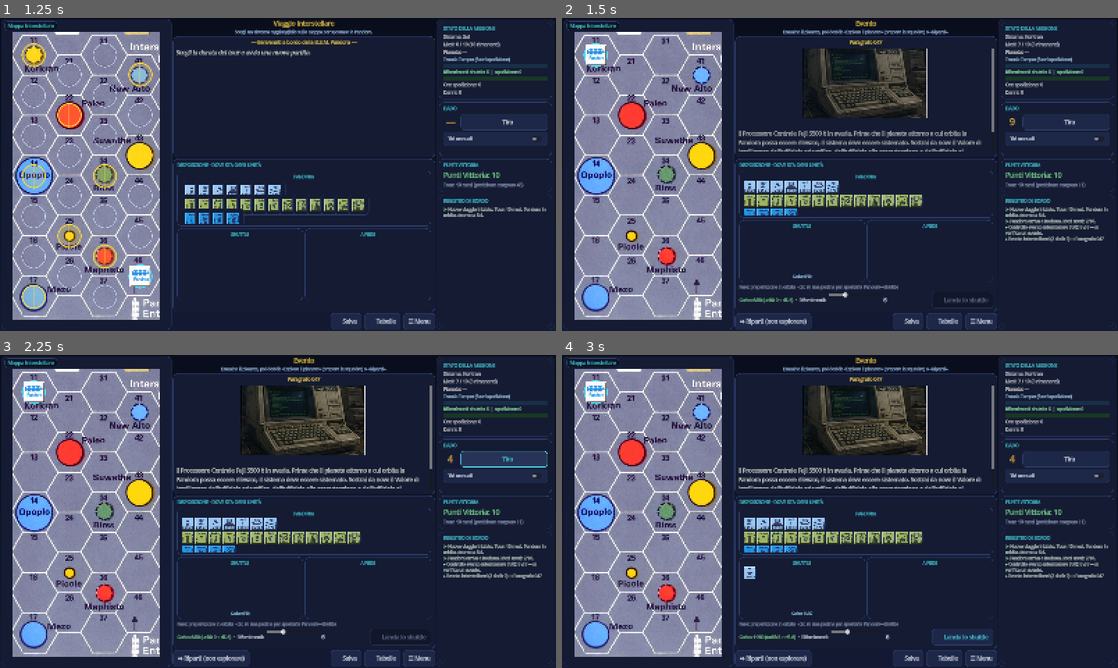
Above: before the commit, frames 1-4 (two rows, left to right).
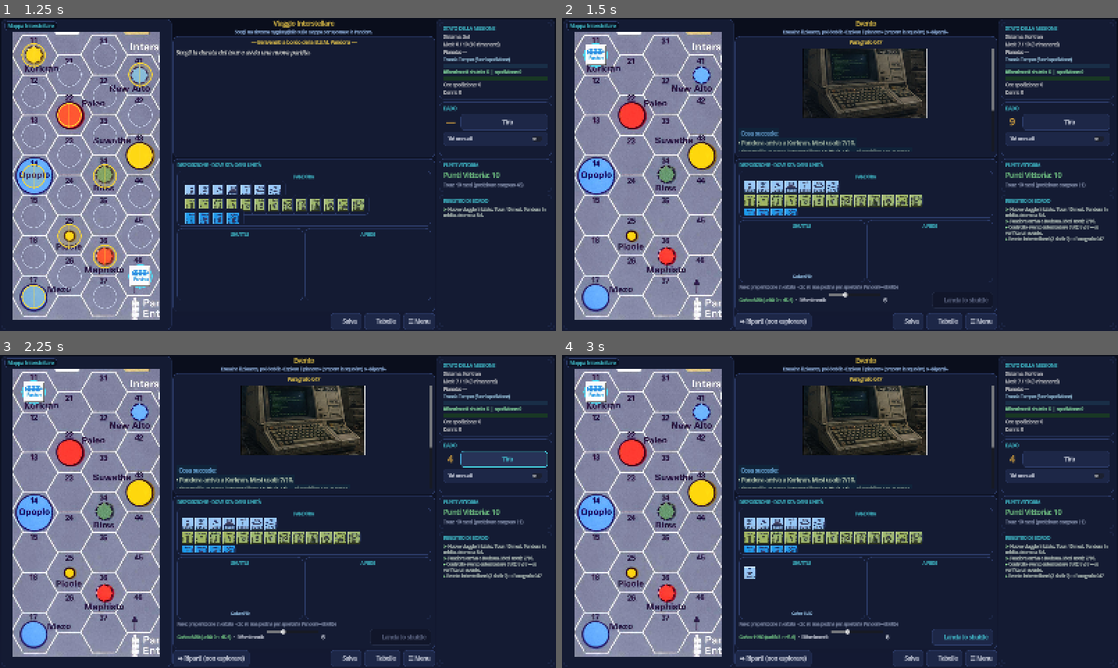
Above: after the commit, the same moments.

Repository: Tannoiser2/voyage-of-BSM-Pandora
Game: Godot game, scene res://scenes/Main.tscn
Same seed, same stepped clock (60 frames per second), same inputs: the game is played once before the commit and once after it.
Inputs (mouse positions are in pixels of both pictures, inside the frame that each line leads up to):
- Up to frame 1 (1.25 s): click "10 Mesi" at 0.5 s
- Up to frame 2 (1.5 s): click (595, 55) at 1.25 s
- Up to frame 3 (2.25 s): click "🎲 Tira" at 2 s
- Up to frame 4 (3 s): click (751, 524) at 2.77 s

Frame 1 is identical in both runs. In frame 2, 1.3% of the frame differs, in the area x 31-78%, y 29-43%; in frame 3, 1.3%; in frame 4, 1.3%.

Commit message:
Diario «Cosa succede» esteso a eventi interstellari e orbita
- Auto-mirror di add_log ora attivo in tutte le fasi giocate (interstellare,
  orbita, spedizione, paragrafo) via _narration_active(), non solo expedition_pos>0.
- Reset del diario all'inizio di ogni azione: salto interstellare (move_pandora_to)
  e rientro effettivo in orbita (return_to_pandora), oltre ai reset di spedizione.
- Eventi interstellari (4.2): gli effetti sono applicati DOPO il render, quindi
  aggiungo _refresh_paragraph_view() in resolve_interstellar_event e
  resolve_event_die per aggiornare il diario centrale.
- UI: il box «Cosa succede» si mostra in qualsiasi fase (non più solo in
  spedizione); _on_paragraph_request non rigioca suono/lampeggio sul refresh dello
  stesso paragrafo.

Smoke test headless: 5/5 PASS (mirror in interstellare/orbita, niente in menu,
evento interstellare nel diario, resolve_event_die ok).

https://claude.ai/code/session_012Gt4tC4ohia4x7JiDWfcMn

Diff:
--- a/godot/scripts/GameScreen.gd
+++ b/godot/scripts/GameScreen.gd
@@ -2306,8 +2306,12 @@
 	return "%s, −%d" % [verb, int(dmg.get(code, 0))]
 
 func _on_paragraph_request(para_num: int) -> void:
-	_play("page")
-	_flash_paragraph()
+	# Se è lo stesso paragrafo già mostrato è un semplice aggiornamento del diario
+	# (es. effetti di un evento interstellare applicati dopo il render): niente
+	# suono/lampeggio di «cambio pagina».
+	if para_num != current_para_num:
+		_play("page")
+		_flash_paragraph()
 	current_para_num = para_num
 	var text := GameData.get_paragraph_text(para_num)
 
@@ -2334,10 +2338,10 @@
 			var img_path := GameData.get_event_image_path(para_num)
 			if not img_path.is_empty():
 				bb += "[center][img=360]" + img_path + "[/img][/center]\n\n"
-		# «Come ci sei arrivato»: tiri della Matrice di Esplorazione, instradamento
-		# degli snodi 6.5 e controlli di rifornimento, così la logica di scelta del
-		# paragrafo è chiara (non solo nel log). Mostrato per esplorazione/creatura/evento.
-		if GameState.expedition_pos > 0 and (GameState.encounter_trail != "" or GameState.encounter_formulas != ""):
+		# Diario «Cosa succede»: tiri della Matrice/snodi 6.5, controlli di rifornimento,
+		# combattimenti, MA anche eventi interstellari (4.2) e arrivo in orbita — tutta la
+		# logica/esiti dell'azione corrente, non solo nel log.
+		if GameState.encounter_trail != "" or GameState.encounter_formulas != "":
 			# Narrazione dell'azione: mostrata SEMPRE per intero (è il centro dell'azione).
 			var narr := GameState.encounter_trail.strip_edges()
 			bb += "[bgcolor=#10243a]  [color=#7fc7ff]Cosa succede:[/color]\n[color=#d6e8c6]%s[/color]" % narr
--- a/godot/scripts/GameState.gd
+++ b/godot/scripts/GameState.gd
@@ -441,12 +441,23 @@
 
 func add_log(msg: String) -> void:
 	log_entries.append(msg)
-	# La finestra principale è il cuore dell'azione: durante un'azione di spedizione
-	# (expedition_pos > 0) ogni conseguenza registrata appare anche nel diario «Cosa
-	# succede» al centro. Le righe-formula sono escluse (vanno nella sezione collassabile).
-	if expedition_pos > 0 and not _suppress_trail_mirror:
+	# La finestra principale è il cuore dell'azione: durante una fase giocata
+	# (interstellare/orbita/spedizione/paragrafo) ogni conseguenza registrata appare
+	# anche nel diario «Cosa succede» al centro. Le righe-formula sono escluse (vanno
+	# nella sezione collassabile).
+	if _narration_active() and not _suppress_trail_mirror:
 		_trail(msg)
 	message_posted.emit(msg)
+
+# Vero nelle fasi in cui ha senso mostrare il diario «Cosa succede» (tutto tranne menu
+# e setup): include ora anche viaggio interstellare e orbita, non solo la spedizione.
+func _narration_active() -> bool:
+	return current_phase in [Phase.INTERSTELLAR, Phase.ORBIT, Phase.EXPEDITION, Phase.PARAGRAPH]
+
+# Azzera il diario d'azione (narrazione + formule) all'inizio di una nuova azione.
+func _reset_action_diary() -> void:
+	encounter_trail = ""
+	encounter_formulas = ""
 
 # Aggiunge una riga alla traccia «cosa succede» (mostrata nel testo centrale).
 func _trail(msg: String) -> void:
@@ -487,6 +498,9 @@
 	if not can_move_to(hex_id):
 		add_log("Non abbastanza mesi per raggiungere quel sistema.")
 		return
+	# Nuova azione interstellare: il diario «Cosa succede» riparte (salto → controllo
+	# evento 4.0 → eventuale evento 4.2 → orbita formano una sola sequenza leggibile).
+	_reset_action_diary()
 	var cost := GameData.get_hex_distance(pandora_hex, hex_id)
 	# Memorizza l'origine e la destinazione del salto interstellare attuale: servono
 	# ai paragrafi-evento (4.2) che ragionano sulla ROTTA percorsa (es. ¶064 e la
@@ -558,6 +572,8 @@
 		show_paragraph(para)
 		# Applica gli effetti meccanici interni del paragrafo-evento (4.2).
 		_apply_interstellar_event_effect(para)
+		# Gli effetti sono applicati DOPO il render: aggiorna il diario centrale.
+		_refresh_paragraph_view()
 	else:
 		# Con la Tabella 4.2 corretta (2-12) ogni risultato ha un paragrafo;
 		# questo ramo è una salvaguardia: in assenza di voce si va in orbita.
@@ -1008,6 +1024,14 @@
 		61: _resolve_061(die)
 		84: _resolve_084(die, creature_rating)
 		_:  pass
+	# Effetti dell'evento risolti dopo il render iniziale: aggiorna il diario centrale.
+	_refresh_paragraph_view()
+
+# Aggiorna la finestra centrale (diario «Cosa succede») quando gli effetti sono stati
+# applicati DOPO che il paragrafo era già stato mostrato (tipico degli eventi 4.2).
+func _refresh_paragraph_view() -> void:
+	if current_phase == Phase.PARAGRAPH and current_paragraph > 0:
+		paragraph_request.emit(current_paragraph)
 
 # Ingresso in orbita: prepara gli attributi del pianeta e mostra il paragrafo
 # che lo descrive (Tabella Pianeti, 5.0). Il giocatore decide se esplorare.
@@ -3103,6 +3127,8 @@
 			add_log(msg076)
 			message_posted.emit(msg076)
 			return
+		# Rientro effettivo: nuova azione, il diario «Cosa succede» riparte pulito.
+		_reset_action_diary()
 		shuttle_supply += expedition_supply
 		expedition_supply = 0
 		# Le infezioni vengono curate dall'attrezzatura sofisticata della Pandora (6.9).
